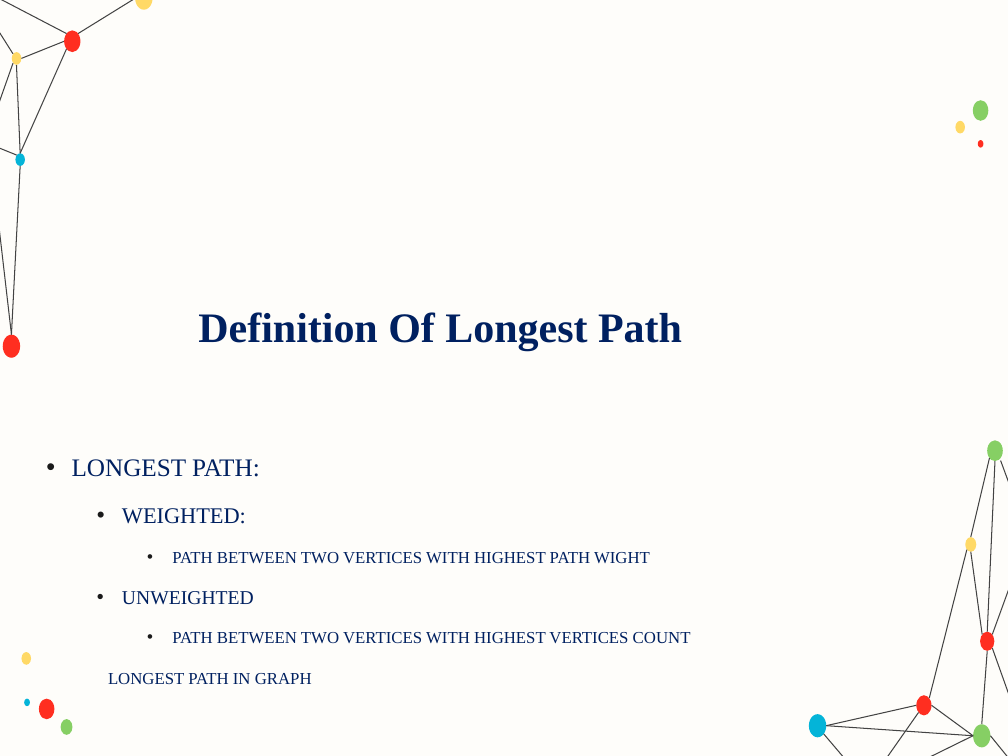
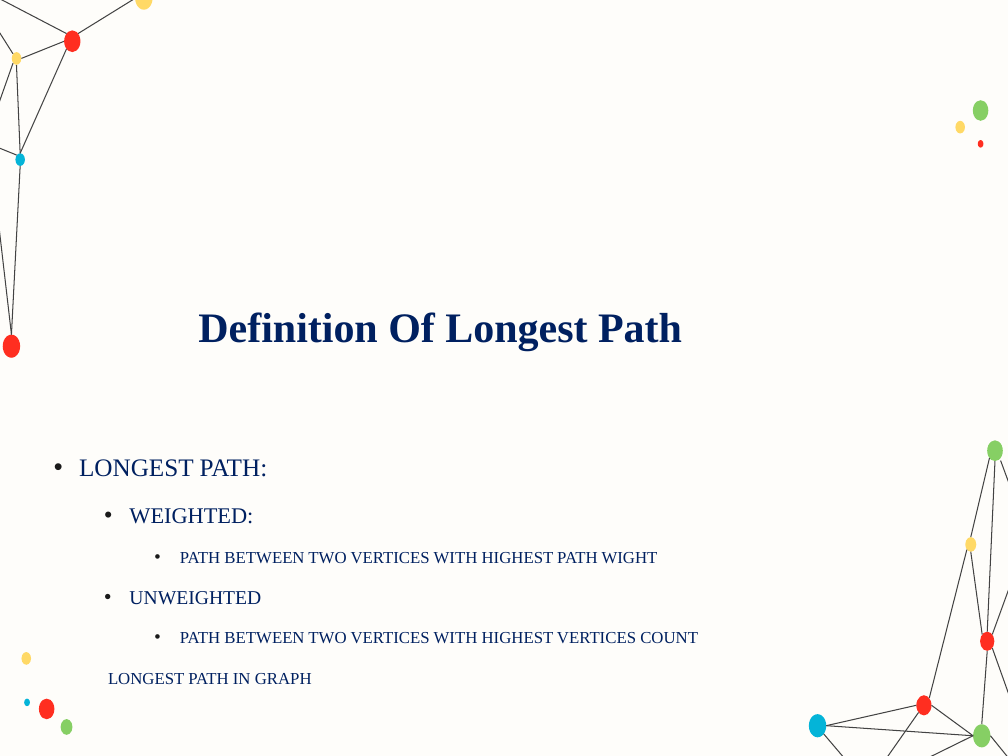
Before and after one commit to ParsaMohammadpour/advanced-algorithm-assignments, a slide deck: slide 5 of representation/Longest_Path_Problem_in_Graphs.pptx. Drawn at 1008x756 pixels with LibreOffice and Linux fonts; fonts in the diff are those of the drawing; grey boxes stand for pictures. Boxes give left, top, right and bottom in pixels: in the first picture for what was removed or moved away, otherwise in the second. Text is boxed around its words. In the diff, an @@ line names an element or a change of style, - is before the commit and + after.

Commit message:
until the half of the algorithm for longest path

```diff
--- a/representation/Longest_Path_Problem_in_Graphs.pptx
+++ b/representation/Longest_Path_Problem_in_Graphs.pptx
@@ text "LONGEST PATH:": place and size @@
-text "LONGEST PATH:" at <box>72,459,691,643</box>
+text "LONGEST PATH:" at <box>79,459,698,643</box>
```
Also in this commit, not shown: 1 other slide changed, 2 slides added.
